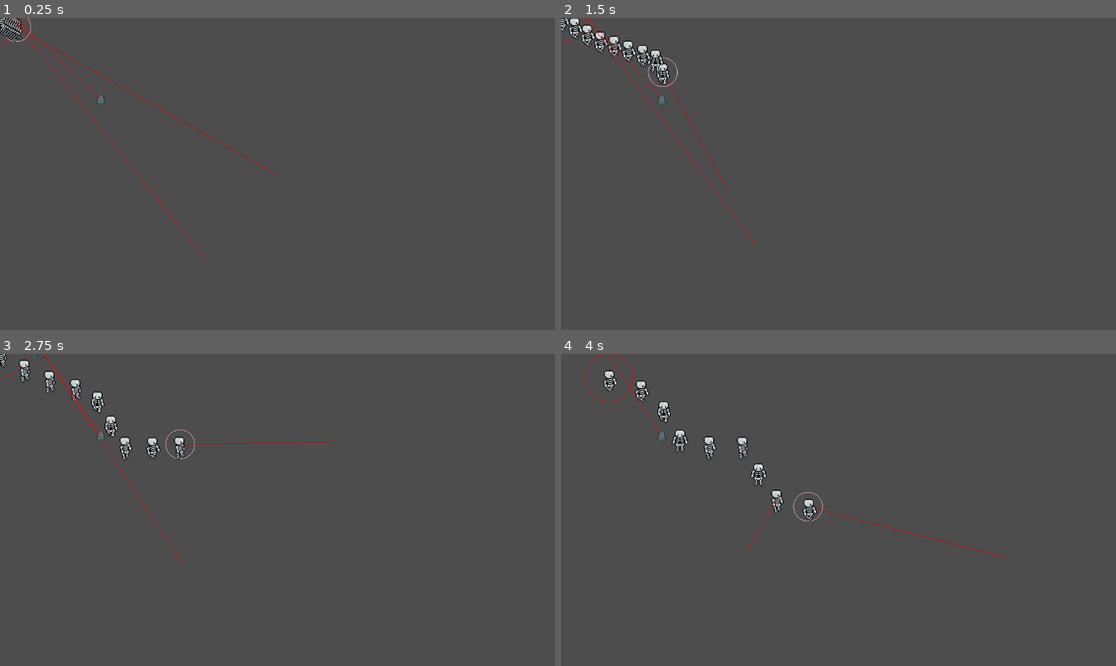
Above: before the commit, frames 1-4 (two rows, left to right).
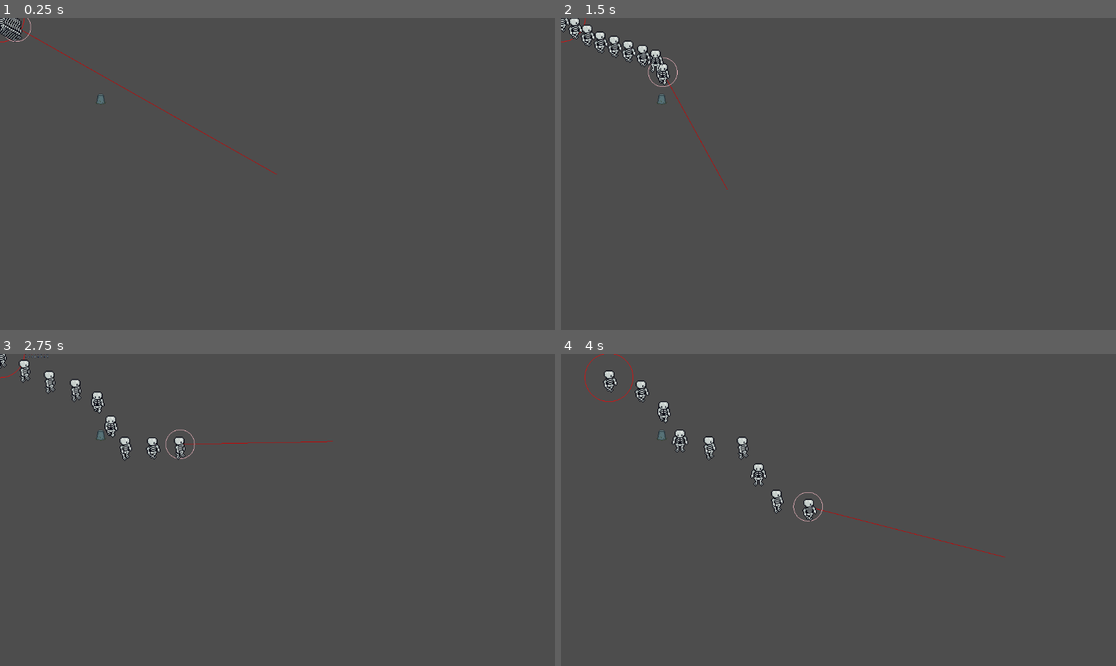
Above: after the commit, the same moments.

Repository: iris-nkhn/Mini-Jam-208
Game: Godot game, scene res://scenes/root.tscn
Same seed, same stepped clock (60 frames per second), same inputs: the game is played once before the commit and once after it. The engine's default icon, where the game draws it, is replaced by a stand-in: a white triangle on a blue panel in a dark square.
Inputs (mouse positions are in pixels of both pictures, inside the frame that each line leads up to):
- Up to frame 1 (0.25 s): no input
- Up to frame 2 (1.5 s): move the mouse to (960, 158) at 0.52 s; hold D (Right) 0.53-1.28 s; move the mouse to (727, 189) at 1.27 s; hold S (Down) from 1.28 s (still down)
- Up to frame 3 (2.75 s): move the mouse to (333, 441) at 2.02 s; release S (Down) at 2.03 s; hold D (Right) from 2.03 s (still down)
- Up to frame 4 (4 s): move the mouse to (810, 572) at 2.77 s; release D (Right) at 2.78 s; hold W (Up) 2.78-3.53 s; move the mouse to (1005, 556) at 3.52 s; hold A (Left) from 3.53 s (still down)

The runs differ from the first frame. In frame 1, 0.2% of the frame differs, in the area x 2-38%, y 0-78%; in frame 2, 0.2%; in frame 3, 0.2%; in frame 4, less than 0.1%.

Commit message:
emergency push

Diff:
--- a/scenes/enemies/enemy.gd
+++ b/scenes/enemies/enemy.gd
@@ -13,8 +13,9 @@
 	pass # Replace with function body.
 
 func _draw() -> void:
-	print(to_local(target.global_position))
-	draw_line(Vector2.ZERO,to_local(target.global_position),Color("Red"))
+	#print(to_local(target.global_position))
+	#draw_line(Vector2.ZERO,to_local(target.global_position),Color("Red"))
+	pass
 
 # Called every frame. 'delta' is the elapsed time since the previous frame.
 func _process(delta: float) -> void:
@@ -28,7 +29,7 @@
 	pass
 
 func turn_undead() -> undead_types:
-	print("TUMBA EN CIRCULO")
+	print("ENEMIGO EN CIRCULO")
 	get_parent().queue_free()
 
 	return undead_types.NORMAL
--- a/scenes/enemies/knight/search_radius.gd
+++ b/scenes/enemies/knight/search_radius.gd
@@ -18,9 +18,9 @@
 	list = get_overlapping_bodies()
 	for i in list:
 		var a = global_position.distance_squared_to(i.global_position)
-		print(a)
+		#print(a)
 		var b = global_position.distance_squared_to(closest.global_position)
-		print(b)
+		#print(b)
 		var c = min(a,b)
 		if a == c:
 			closest = i
--- a/scenes/enemies/tombstone/tombstone.tscn
+++ b/scenes/enemies/tombstone/tombstone.tscn
@@ -2,7 +2,6 @@
 
 [ext_resource type="Texture2D" uid="uid://cp8wcwxvxxf4g" path="res://assets/sprites/tombstone_sprite.png" id="1_h4egq"]
 [ext_resource type="PackedScene" uid="uid://dvalkvrcmkk4v" path="res://scenes/enemies/enemy.tscn" id="2_acp2b"]
-[ext_resource type="PackedScene" uid="uid://bt32a60sjm4d2" path="res://scenes/enemies/knight/knight.tscn" id="3_bcf1k"]
 
 [node name="Tombstone" type="Node2D" unique_id=1036289464]
 
@@ -11,6 +10,3 @@
 
 [node name="Enemy" parent="." unique_id=1730699001 instance=ExtResource("2_acp2b")]
 speed = 0.0
-
-[node name="ENEMIGO" parent="." unique_id=1711678911 instance=ExtResource("3_bcf1k")]
-position = Vector2(222, 338)
--- a/scenes/leader/body.gd
+++ b/scenes/leader/body.gd
@@ -105,12 +105,6 @@
 	polygon.set_polygon(points)
 	enclosed_area.call_deferred("add_child",polygon)
 
-	var body_list = enclosed_area.get_overlapping_bodies()
-	for i in body_list:
-		print(i.name)
-		if i.is_class("enemy"):
-			var grave_type = i.turn_undead()
-
 	check_within()
 
 	pass
--- a/scenes/root.tscn
+++ b/scenes/root.tscn
@@ -1,8 +1,12 @@
 [gd_scene format=3 uid="uid://cqak04x7ktl1r"]
 
+[ext_resource type="PackedScene" uid="uid://bt32a60sjm4d2" path="res://scenes/enemies/knight/knight.tscn" id="2_twpsu"]
 [ext_resource type="PackedScene" uid="uid://bwtvbuq2bhvir" path="res://scenes/enemies/tombstone/tombstone.tscn" id="3_lrqlo"]
 
 [node name="Root" type="Node2D" unique_id=2145283830]
 
 [node name="Tombstone" parent="." unique_id=1036289464 instance=ExtResource("3_lrqlo")]
 position = Vector2(209, 167)
+
+[node name="Knight" parent="." unique_id=1711678911 instance=ExtResource("2_twpsu")]
+position = Vector2(379, 155)
